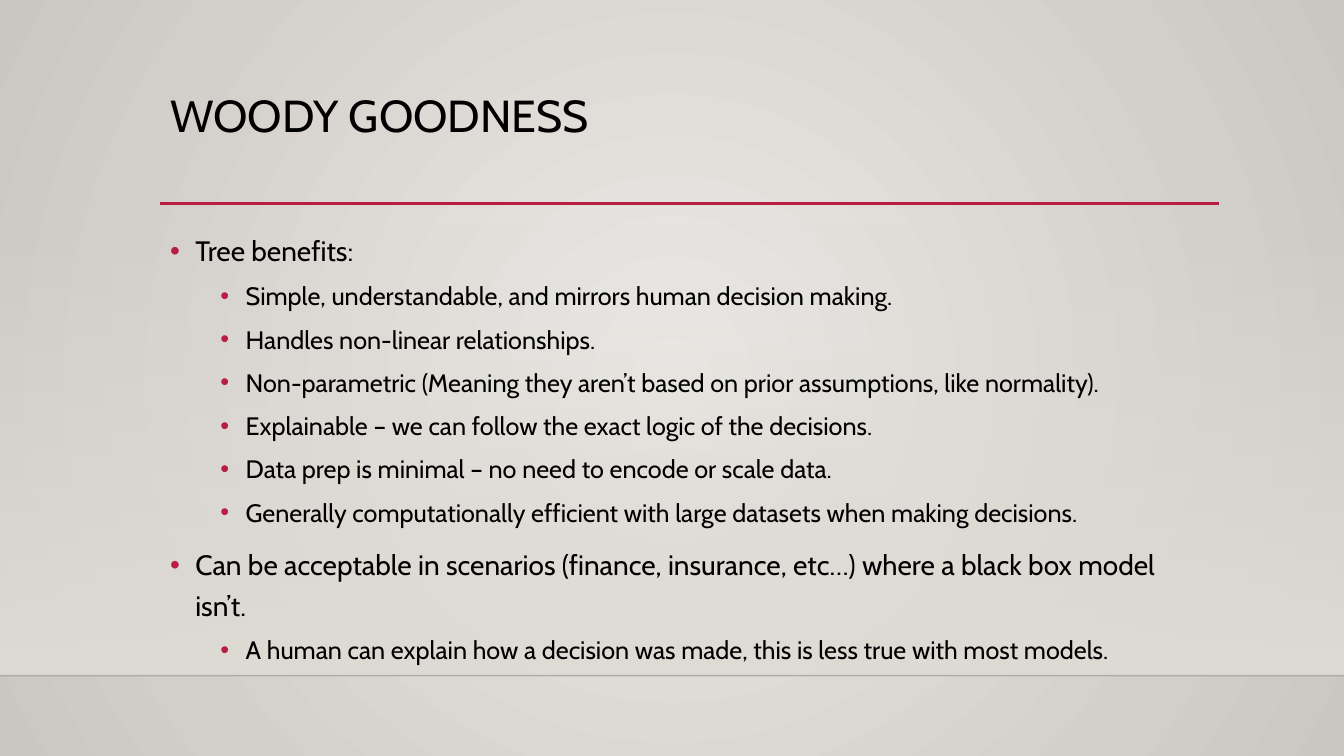
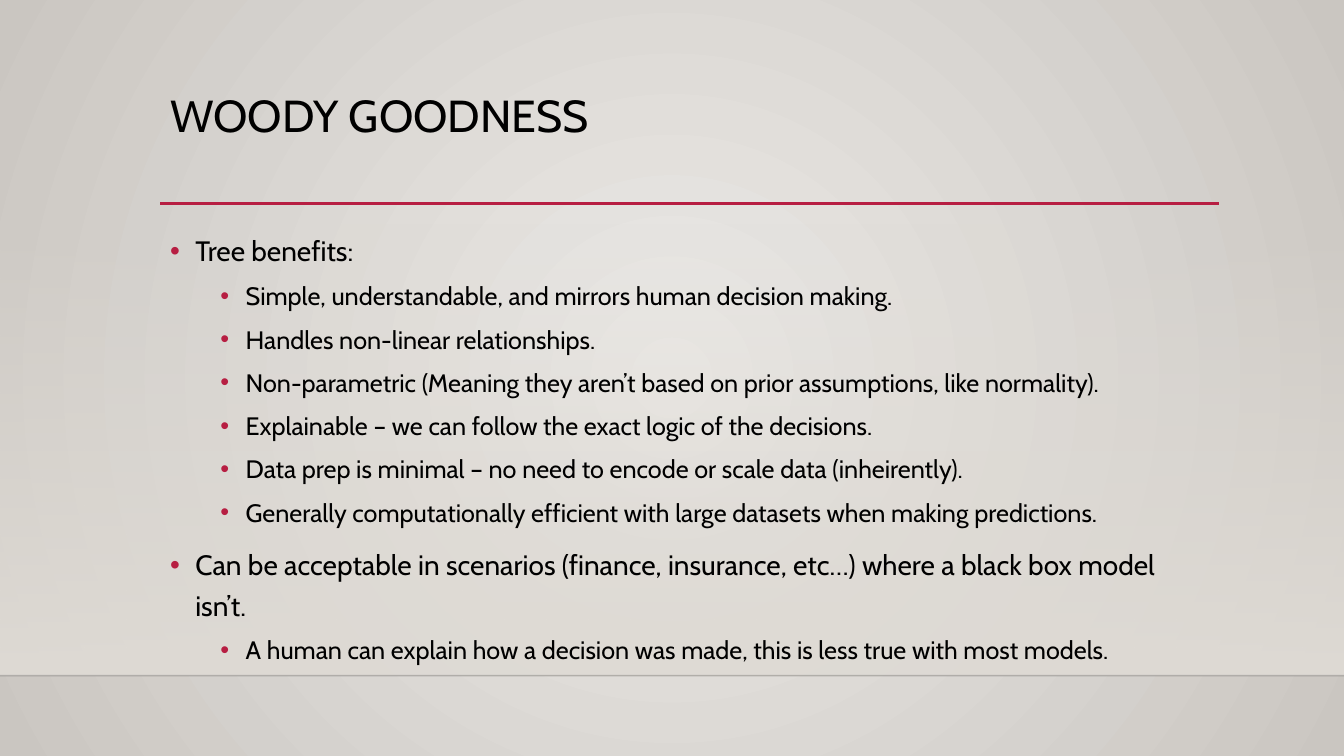
Before and after one commit to AkeemSemper/ML_for_Non_DS_Students, a slide deck: slide 14 of course_resources/slides/Used/019_Trees_over_under.pptx (slide 13 before the commit). Drawn at 1344x756 pixels with LibreOffice and Linux fonts; fonts in the diff are those of the drawing; background and template pictures are left out. Boxes give left, top, right and bottom in pixels: in the first picture for what was removed or moved away, otherwise in the second. Text is boxed around its words. In the diff, an @@ line names an element or a change of style, - is before the commit and + after.

Commit message:
up

```diff
--- a/course_resources/slides/Used/019_Trees_over_under.pptx
+++ b/course_resources/slides/Used/019_Trees_over_under.pptx
@@ text at box(246, 459, 1097, 528): text changed @@
-  • Data prep is minimal – no need to encode or scale data.
-  • Generally computationally efficient with large datasets when making decisions.
+  • Data prep is minimal – no need to encode or scale data (inheirently).
+  • Generally computationally efficient with large datasets when making predictions.
```
Also in this commit, not shown: 2 other slides changed, 1 slide added.
